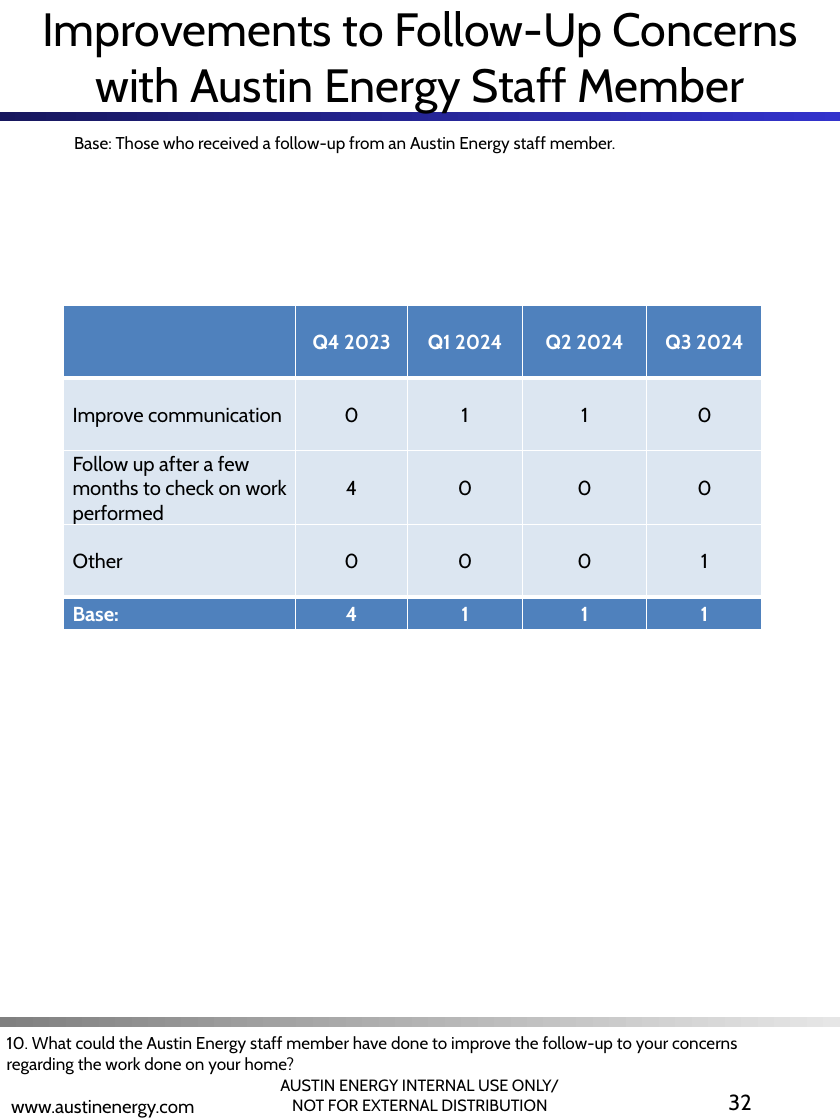
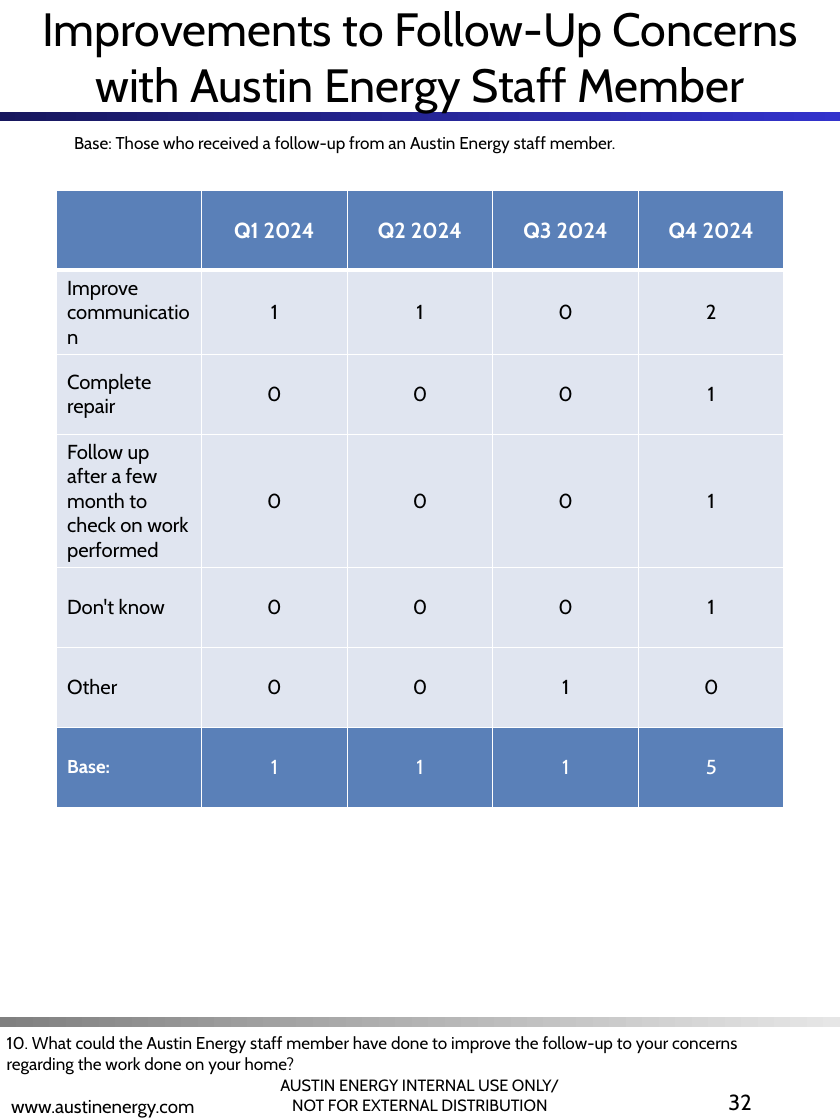
Before and after one commit to jellohead/AE_LIW_automation, a slide deck: slide 32 of src/AE_LIW_automation/output/AE_LIW_updated.pptx. Drawn at 840x1120 pixels with LibreOffice and Linux fonts; fonts in the diff are those of the drawing; background and template pictures are left out. Boxes give left, top, right and bottom in pixels: in the first picture for what was removed or moved away, otherwise in the second. Text is boxed around its words. In the diff, an @@ line names an element or a change of style, - is before the commit and + after.

```diff
--- a/src/AE_LIW_automation/output/AE_LIW_updated.pptx
+++ b/src/AE_LIW_automation/output/AE_LIW_updated.pptx
@@ table at [56,190,784,778] @@
-row 1:  | Q4 2023 | Q1 2024 | Q2 2024 | Q3 2024
-row 2: Improve communication | 0 | 1 | 1 | 0
-row 3: Follow up after a few months to check on work performed | 4 | 0 | 0 | 0
-row 4: Other | 0 | 0 | 0 | 1
-row 5: Base: | 4 | 1 | 1 | 1
+row 1:  | Q1 2024 | Q2 2024 | Q3 2024 | Q4 2024
+row 2: Improve communication | 1 | 1 | 0 | 2
+row 3: Complete repair | 0 | 0 | 0 | 1
+row 4: Follow up after a few month to check on work performed | 0 | 0 | 0 | 1
+row 5: Don't know | 0 | 0 | 0 | 1
+row 6: Other | 0 | 0 | 1 | 0
+row 7: Base: | 1 | 1 | 1 | 5
@@ table: place and size @@
-table at [63,306,760,631]
+table at [56,190,784,778]
```
Also in this commit, not shown: 3 other slides changed, 6 other files.
